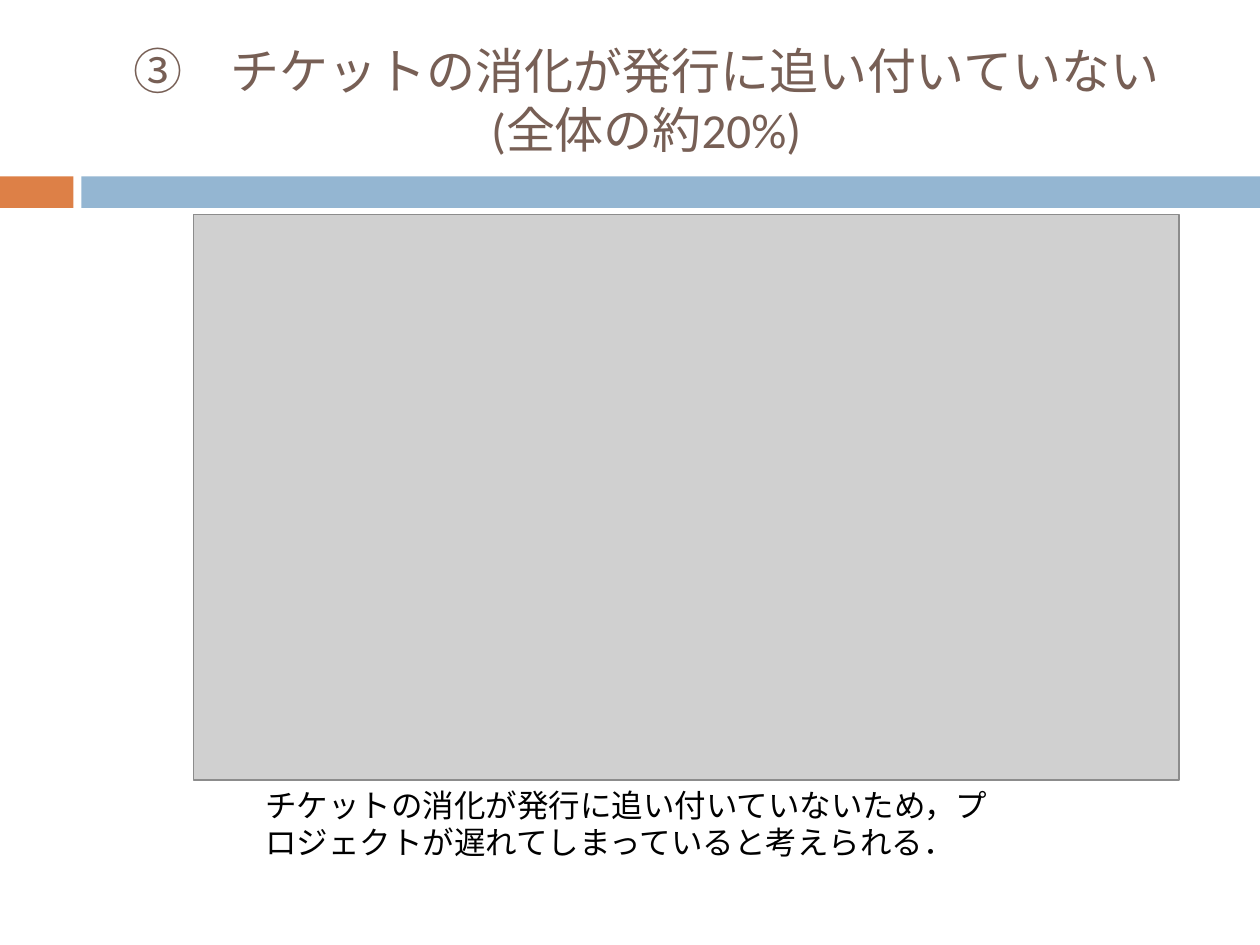
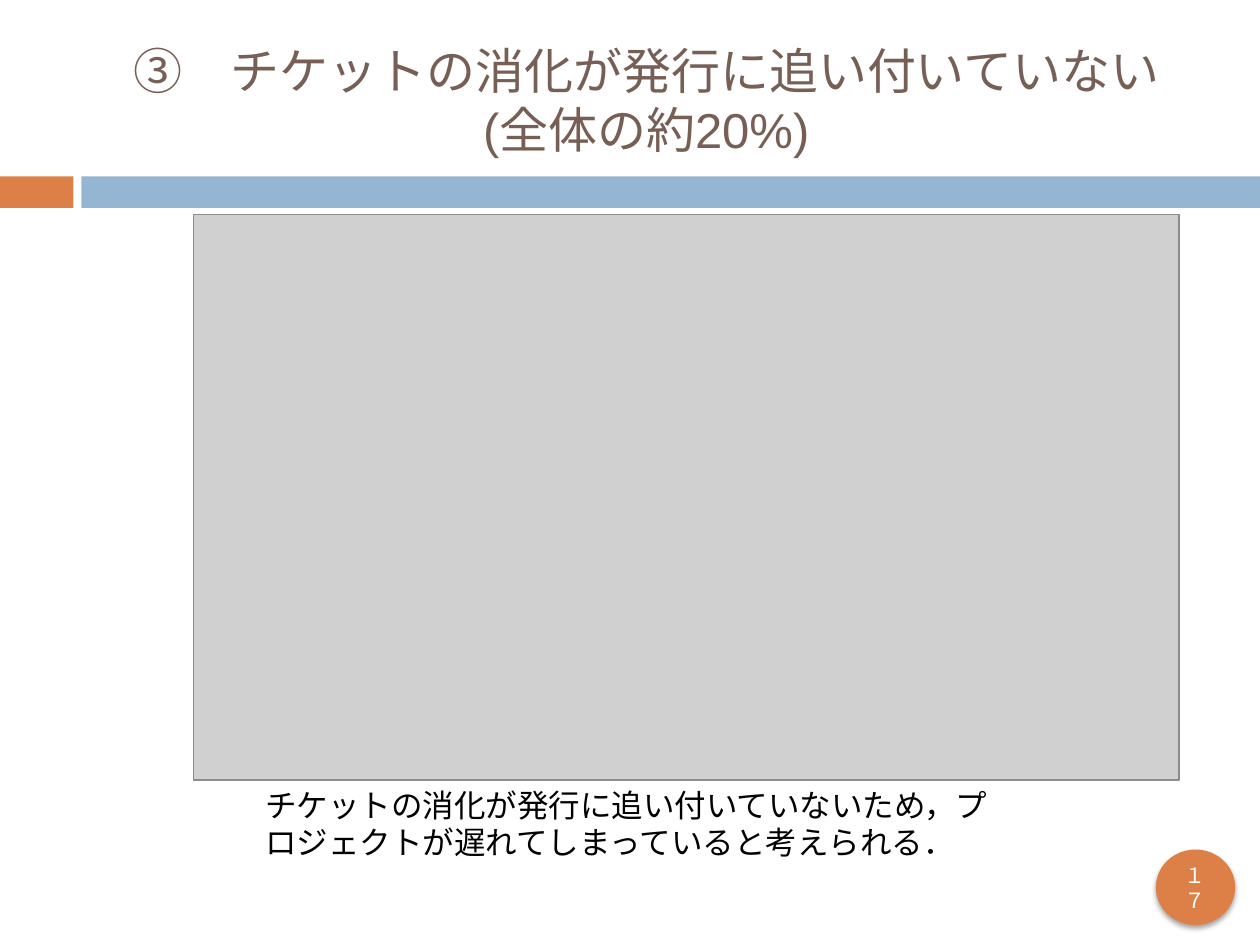
Before and after one commit to keimatsui/kadai, a slide deck: slide 19 of 卒業論文/2012/久保孝樹/最終発表/最終発表.pptx. Drawn at 1260x945 pixels with LibreOffice and Linux fonts; fonts in the diff are those of the drawing; grey boxes stand for pictures. Boxes give left, top, right and bottom in pixels: in the first picture for what was removed or moved away, otherwise in the second. Text is boxed around its words. In the diff, an @@ line names an element or a change of style, - is before the commit and + after.

```diff
--- a/卒業論文/2012/久保孝樹/最終発表/最終発表.pptx
+++ b/卒業論文/2012/久保孝樹/最終発表/最終発表.pptx
@@ title "③ チケットの消化が発行に追い付いていない (全体の約20%)" at (133, 47, 1159, 158): font Calibri to Arial @@
@@ ellipse added at (1155, 849, 1235, 925), fill #DD8047, 12 pt, text #FFFFFF @@
+１７
```
Also in this commit, not shown: 20 other slides changed.
